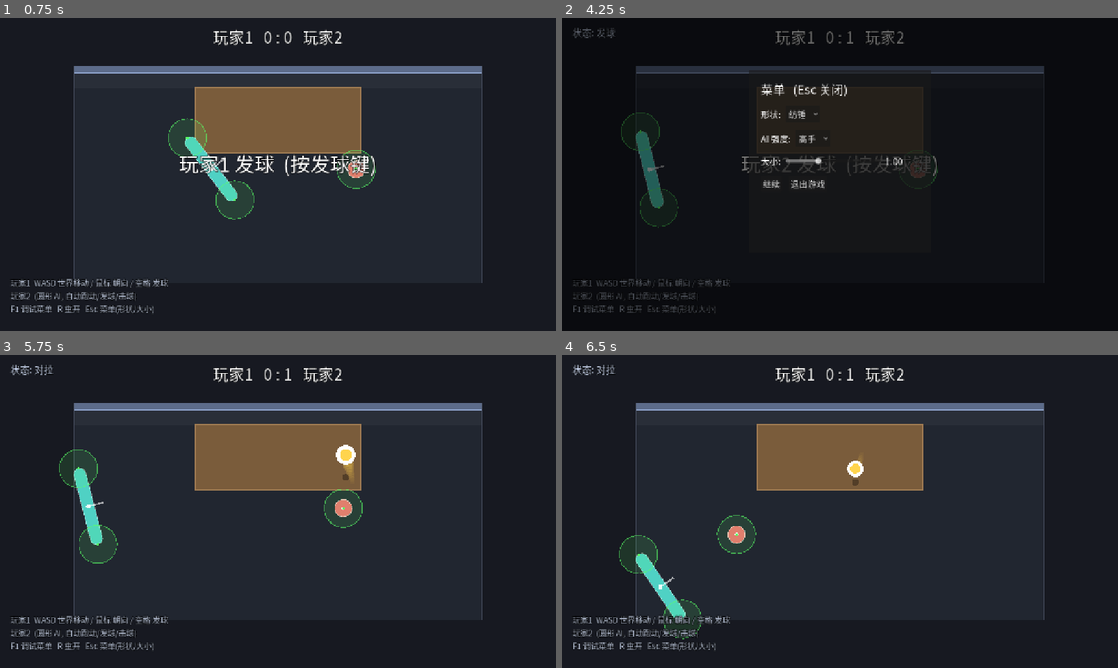
Above: before the commit, frames 1-4 (two rows, left to right).
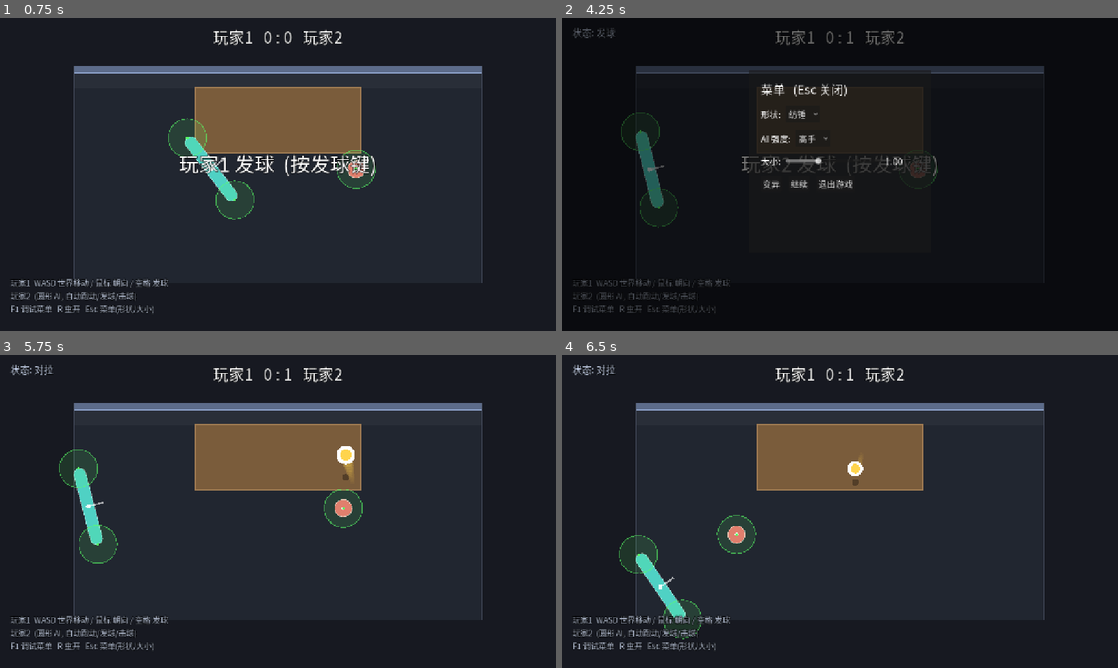
Above: after the commit, the same moments.

Repository: shuperidou/BMA-Arena
Game: Godot game, scene res://scenes/Main.tscn
Two runs of this game, one before a commit and one after it. Both use one fixed random seed, a clock stepped at 60 frames per second and the inputs below.
Inputs (mouse positions are in pixels of both pictures, inside the frame that each line leads up to):
- Up to frame 1 (0.75 s): tap Enter at 0.5 s; move the mouse to (400, 158) at 0.52 s; hold D from 0.53 s (still down); tap 1 at 0.6 s; click (400, 158) at 0.67 s
- Up to frame 2 (4.25 s): tap Space at 0.77, 2.75, 3.77 s; tap 9 at 0.8, 2.3, 3.8 s; release D at 1.25 s; drag from (728, 190) to (812, 237) at 1.27 s; move the mouse to (895, 105) at 2.02 s; hold D 2.03-2.75 s; tap 1 at 2.1 s; drag from (812, 237) to (673, 127) at 2.77 s; move the mouse to (1006, 221) at 3.52 s; hold A from 3.53 s (still down); tap 2 at 3.6 s; tap Escape at 4.15 s
- Up to frame 3 (5.75 s): release A at 4.25 s; click "继续" at 4.25 s; drag from (111, 464) to (194, 433) at 5.02 s
- Up to frame 4 (6.5 s): move the mouse to (867, 511) at 5.77 s; hold S from 5.78 s (still down); tap 4 at 5.85 s; click (867, 511) at 5.92 s; tap 9 at 6.05 s

Frame 1 is identical in both runs. In frame 2, 0.2% of the frame differs, in the area x 36-53%, y 51-55%; in frame 3, less than 0.1%; in frame 4, less than 0.1%.

Commit message:
feat(P4 v1): minimal mutation - generate 4 body candidates (shape+size), pick in ESC->变异 panel (emergent, no rating); size cost = bigger->slower move & turn; T8

Diff:
--- a/scripts/autoload/game_config.gd
+++ b/scripts/autoload/game_config.gd
@@ -50,8 +50,8 @@
 var wall_return_depth_frac: float = 0.8  ## 0=远边, 1=近边。落点=远边+深度*frac [TUNED]
 
 ## 视觉：高度 -> 大小 + 阴影 (游戏化提示，非真实透视)
-var base_ball_scale: float = 1.0
-var height_scale_factor: float = 0.9   ## 高度对显示大小的贡献
+var base_ball_scale: float = 0.8
+var height_scale_factor: float = 1.2   ## 高度对显示大小的贡献
 var min_visual_scale: float = 0.8
 var max_visual_scale: float = 50.6
 var shadow_offset_factor: float = 0.35 ## 每单位高度，球相对影子向上偏移的像素数
@@ -91,6 +91,14 @@
 var shape_ellipse_half_wid: float = 42.0  ## 椭圆: 短轴半宽
 ## 角色大小倍率 (ESC 菜单拖动条调节): 同时缩放 形状多边形 + 碰撞箱 + 判定区间距。
 var player_size_scale: float = 1.0
+
+## ---- P4 变异 v1 (最小可验证)：只变异"形状类别 + 大小"; 代价=大→移动慢/转身难 ----
+var mutation_candidates: int = 4        ## 每次生成的候选数 (含"保留当前")
+var mutation_size_delta: float = 0.15   ## 大小相对当前的抖动量
+var mutation_size_min: float = 0.85     ## 变异后大小下限
+var mutation_size_max: float = 1.25     ## 变异后大小上限
+var size_move_exponent: float = 0.55    ## 体型→移动速度代价: speed ∝ size^(-此指数)
+var size_turn_exponent: float = 0.45    ## 体型→转身速度代价: turn  ∝ size^(-此指数)
 
 func player_shape_count() -> int:
 	return 4
--- /dev/null
+++ b/scripts/character/mutation_system.gd
@@ -0,0 +1,35 @@
+class_name MutationSystem
+extends RefCounted
+## P4 · 角色构筑 v1 (最小可验证)：变异候选生成。
+##
+## 涌现式 + 玩家主动选 + 最小可验证。只变异"形状类别 + 整体大小"。
+## 每拍候选互有取舍 (大=够球/阻挡覆盖大, 但移动慢、转身难 -> 见 GameConfig.size_*_exponent)。
+## 禁止：AI 战斗力评分 / 胜率排行 / "推荐最佳"。这里只"生成候选 + 应用选择", 不做任何评价。
+
+## 生成 n 个候选 (第 0 个永远是"保留当前")。每个候选 = {shape_index, size_scale, name}。
+static func generate(n: int = -1) -> Array:
+	var count: int = GameConfig.mutation_candidates if n < 0 else n
+	count = maxi(count, 2)
+	var out: Array = []
+	out.append(make(GameConfig.player_shape_index, GameConfig.player_size_scale, "保留当前"))
+	for i in range(1, count):
+		var si: int = randi() % maxi(GameConfig.player_shape_count(), 1)
+		var ss: float = clampf(
+			GameConfig.player_size_scale + randf_range(-GameConfig.mutation_size_delta, GameConfig.mutation_size_delta),
+			GameConfig.mutation_size_min, GameConfig.mutation_size_max)
+		out.append(make(si, ss, "候选 %d" % i))
+	return out
+
+static func make(shape_index: int, size_scale: float, label: String) -> Dictionary:
+	return {"shape_index": shape_index, "size_scale": size_scale, "name": label}
+
+## 候选的可读描述 (形状名 + 大小 + 代价提示)。
+static func describe(c: Dictionary) -> String:
+	var si: int = int(c.get("shape_index", 0))
+	var ss: float = float(c.get("size_scale", 1.0))
+	return "%s  大小 %.2f" % [GameConfig.player_shape_name(si), ss]
+
+## 应用候选到"当前身体"。
+static func apply(c: Dictionary) -> void:
+	GameConfig.player_shape_index = int(c.get("shape_index", 0))
+	GameConfig.player_size_scale = float(c.get("size_scale", 1.0))
--- a/scripts/core/main.gd
+++ b/scripts/core/main.gd
@@ -12,6 +12,7 @@
 var hud: Hud
 var debug_layer: DebugLayer
 var esc_menu: EscMenu
+var mutation_panel: MutationPanel
 var players: Array[PlayerController] = []
 
 func _ready() -> void:
@@ -61,6 +62,11 @@
 	esc_menu.name = "EscMenu"
 	esc_menu.main_ref = self
 	add_child(esc_menu)
+
+	mutation_panel = MutationPanel.new()
+	mutation_panel.name = "MutationPanel"
+	mutation_panel.main_ref = self
+	add_child(mutation_panel)
 
 	match_ref = Match.new()
 	match_ref.name = "Match"
@@ -125,6 +131,10 @@
 	for p in players:
 		p.rebuild_shape()
 
+## 打开 P4 变异面板 (ESC 菜单「变异」按钮调用)。
+func open_mutation() -> void:
+	mutation_panel.open()
+
 func _apply_debug_mode() -> void:
 	var solo: bool = debug_mode == 1
 	var omni: bool = debug_mode == 2
--- a/scripts/player/player_controller.gd
+++ b/scripts/player/player_controller.gd
@@ -78,6 +78,14 @@
 func _shape_half() -> float:
 	return GameConfig.player_shape_half()
 
+## P4 体型代价: 移动速度倍率 (越大越慢)。
+func _size_speed_mult() -> float:
+	return pow(maxf(GameConfig.player_size_scale, 0.05), -GameConfig.size_move_exponent)
+
+## P4 体型代价: 转身速度倍率 (越大越难转)。
+func _size_turn_mult() -> float:
+	return pow(maxf(GameConfig.player_size_scale, 0.05), -GameConfig.size_turn_exponent)
+
 ## 重建碰撞多边形 + 判定区间距 (换形状时调用)。
 func rebuild_shape() -> void:
 	if _shape_poly != null:
@@ -92,7 +100,8 @@
 	var step: float = state.step
 	# --- 平移：世界坐标。WASD 永远对应世界方向，与 rotation 无关 ---
 	var dir: Vector2 = _desired_move_dir(state)
-	var target_v: Vector2 = dir * GameConfig.move_speed
+	# P4 体型代价: 越大 -> 移动越慢 (speed ∝ size^(-exponent))
+	var target_v: Vector2 = dir * GameConfig.move_speed * _size_speed_mult()
 	var dv: Vector2 = target_v - state.linear_velocity
 	state.linear_velocity += dv.limit_length(GameConfig.move_accel * step)
 
@@ -201,9 +210,11 @@
 		return
 	var base: float = (aim_point - state.transform.origin).angle() + drag_rad
 	var err: float = wrapf(base - state.transform.get_rotation(), -PI, PI)
+	# P4 体型代价: 越大 -> 转身越难 (turn ∝ size^(-exponent))
+	var tmult: float = _size_turn_mult()
 	var desired_w: float = clampf(err * GameConfig.base_face_response,
-		-GameConfig.base_face_max_angular_velocity, GameConfig.base_face_max_angular_velocity)
-	var face_accel: float = GameConfig.base_face_acceleration * step
+		-GameConfig.base_face_max_angular_velocity, GameConfig.base_face_max_angular_velocity) * tmult
+	var face_accel: float = GameConfig.base_face_acceleration * step * tmult
 	state.angular_velocity += clampf(desired_w - state.angular_velocity, -face_accel, face_accel)
 
 ## 两个击球区在角色局部坐标系中反向位移 (A=+delta, B=-delta)，再经 Transform 转世界。
--- a/scripts/tools/control_test.gd
+++ b/scripts/tools/control_test.gd
@@ -179,6 +179,29 @@
 		not GameConfig.table_block_rect().grow(GameConfig.ai_body_clearance).has_point(out),
 		"in=%s out=%s margin=%.0f" % [str(inside.round()), str(out.round()), GameConfig.table_player_margin])
 
+	# T8: P4 变异候选生成/应用 + 体型代价 (涌现式, 无评分)
+	var cands: Array = MutationSystem.generate()
+	var c0: Dictionary = cands[0]
+	var ok_cnt: bool = cands.size() == GameConfig.mutation_candidates
+	var ok_keep: bool = int(c0.shape_index) == GameConfig.player_shape_index \
+		and absf(float(c0.size_scale) - GameConfig.player_size_scale) < 0.001
+	var ok_range: bool = true
+	for i in range(1, cands.size()):
+		var ss: float = float(cands[i].size_scale)
+		if ss < GameConfig.mutation_size_min - 0.001 or ss > GameConfig.mutation_size_max + 0.001:
+			ok_range = false
+	_check("T8a 候选数 + 含'保留当前'", ok_cnt and ok_keep, "n=%d" % cands.size())
+	_check("T8b 候选大小在范围内", ok_range, "[%.2f,%.2f]" % [GameConfig.mutation_size_min, GameConfig.mutation_size_max])
+	MutationSystem.apply(MutationSystem.make(0, 1.2, "t"))
+	_check("T8c 应用候选后当前身体更新",
+		GameConfig.player_shape_index == 0 and absf(GameConfig.player_size_scale - 1.2) < 0.001,
+		"shape=%d size=%.2f" % [GameConfig.player_shape_index, GameConfig.player_size_scale])
+	_check("T8d 体型代价 (大=移动慢/转身难)",
+		p1._size_speed_mult() < 1.0 and p1._size_turn_mult() < 1.0,
+		"spd=%.3f turn=%.3f" % [p1._size_speed_mult(), p1._size_turn_mult()])
+	MutationSystem.apply(MutationSystem.make(0, 1.0, "t"))   # 还原
+	p1.rebuild_shape()
+
 func _same_pts(a: PackedVector2Array, b: PackedVector2Array) -> bool:
 	if a.size() != b.size():
 		return false
--- a/scripts/ui/esc_menu.gd
+++ b/scripts/ui/esc_menu.gd
@@ -119,6 +119,11 @@
 	var brow := HBoxContainer.new()
 	brow.add_theme_constant_override("separation", 16)
 	vb.add_child(brow)
+	var mutate := Button.new()
+	mutate.text = "变异"
+	_font(mutate, 20)
+	mutate.pressed.connect(_on_mutate)
+	brow.add_child(mutate)
 	var resume := Button.new()
 	resume.text = "继续"
 	_font(resume, 20)
@@ -142,6 +147,11 @@
 	GameConfig.ai_level = i
 	GameConfig.ai_apply_level()
 
+func _on_mutate() -> void:
+	close()
+	if main_ref != null and main_ref.has_method("open_mutation"):
+		main_ref.open_mutation()
+
 func _on_size(v: float) -> void:
 	GameConfig.player_size_scale = v
 	_update_size_label()
--- /dev/null
+++ b/scripts/ui/mutation_panel.gd
@@ -0,0 +1,91 @@
+class_name MutationPanel
+extends CanvasLayer
+## P4 · 变异面板: 展示候选 (形状+大小), 玩家凭手感自己选 (涌现式, 无推荐/评分)。
+## 打开时暂停游戏。点按钮或按 1~N 选择; Esc 取消。
+
+var main_ref: Node = null
+var _list: VBoxContainer = null
+var _cands: Array = []
+
+func _ready() -> void:
+	layer = 26
+	process_mode = Node.PROCESS_MODE_ALWAYS
+	_build()
+	visible = false
+
+func _unhandled_input(event: InputEvent) -> void:
+	if not visible:
+		return
+	if not (event is InputEventKey) or not event.pressed or event.echo:
+		return
+	var kc: int = event.physical_keycode
+	if kc == KEY_ESCAPE:
+		close()
+		get_viewport().set_input_as_handled()
+	elif kc >= KEY_1 and kc <= KEY_9:
+		var idx: int = kc - KEY_1
+		if idx >= 0 and idx < _cands.size():
+			_pick(_cands[idx])
+			get_viewport().set_input_as_handled()
+
+func open() -> void:
+	_refresh()
+	visible = true
+	get_tree().paused = true
+
+func close() -> void:
+	visible = false
+	get_tree().paused = false
+
+func _build() -> void:
+	var dim := ColorRect.new()
+	dim.color = Color(0, 0, 0, 0.62)
+	dim.set_anchors_preset(Control.PRESET_FULL_RECT)
+	add_child(dim)
+	var panel := Panel.new()
+	panel.position = Vector2(340, 80)
+	panel.size = Vector2(600, 480)
+	add_child(panel)
+	var vb := VBoxContainer.new()
+	vb.position = Vector2(28, 20)
+	vb.size = Vector2(544, 440)
+	vb.add_theme_constant_override("separation", 12)
+	panel.add_child(vb)
+
+	var title := Label.new()
+	title.text = "变异 · 选一个保留  (Esc 取消)"
+	_font(title, 26)
+	vb.add_child(title)
+
+	var hint := Label.new()
+	hint.text = "大 = 够球/阻挡覆盖大, 但移动慢、转身难; 小 = 灵活。没有最优, 凭手感选。"
+	hint.autowrap_mode = TextServer.AUTOWRAP_WORD_SMART
+	_font(hint, 15)
+	vb.add_child(hint)
+
+	_list = VBoxContainer.new()
+	_list.add_theme_constant_override("separation", 8)
+	vb.add_child(_list)
+
+func _font(c: Control, sz: int) -> void:
+	c.add_theme_font_override("font", GameConfig.ui_font())
+	c.add_theme_font_size_override("font_size", sz)
+
+func _refresh() -> void:
+	for ch in _list.get_children():
+		ch.queue_free()
+	_cands = MutationSystem.generate()
+	for i in _cands.size():
+		var c: Dictionary = _cands[i]
+		var btn := Button.new()
+		btn.text = "  [%d]  %s" % [i + 1, MutationSystem.describe(c)]
+		btn.alignment = HORIZONTAL_ALIGNMENT_LEFT
+		_font(btn, 20)
+		btn.pressed.connect(_pick.bind(c))
+		_list.add_child(btn)
+
+func _pick(c: Dictionary) -> void:
+	MutationSystem.apply(c)
+	if main_ref != null and main_ref.has_method("rebuild_shapes"):
+		main_ref.rebuild_shapes()
+	close()
Not shown, added: scripts/character/mutation_system.gd.uid
Not shown, added: scripts/ui/mutation_panel.gd.uid
Not shown, changed: ROADMAP.md
